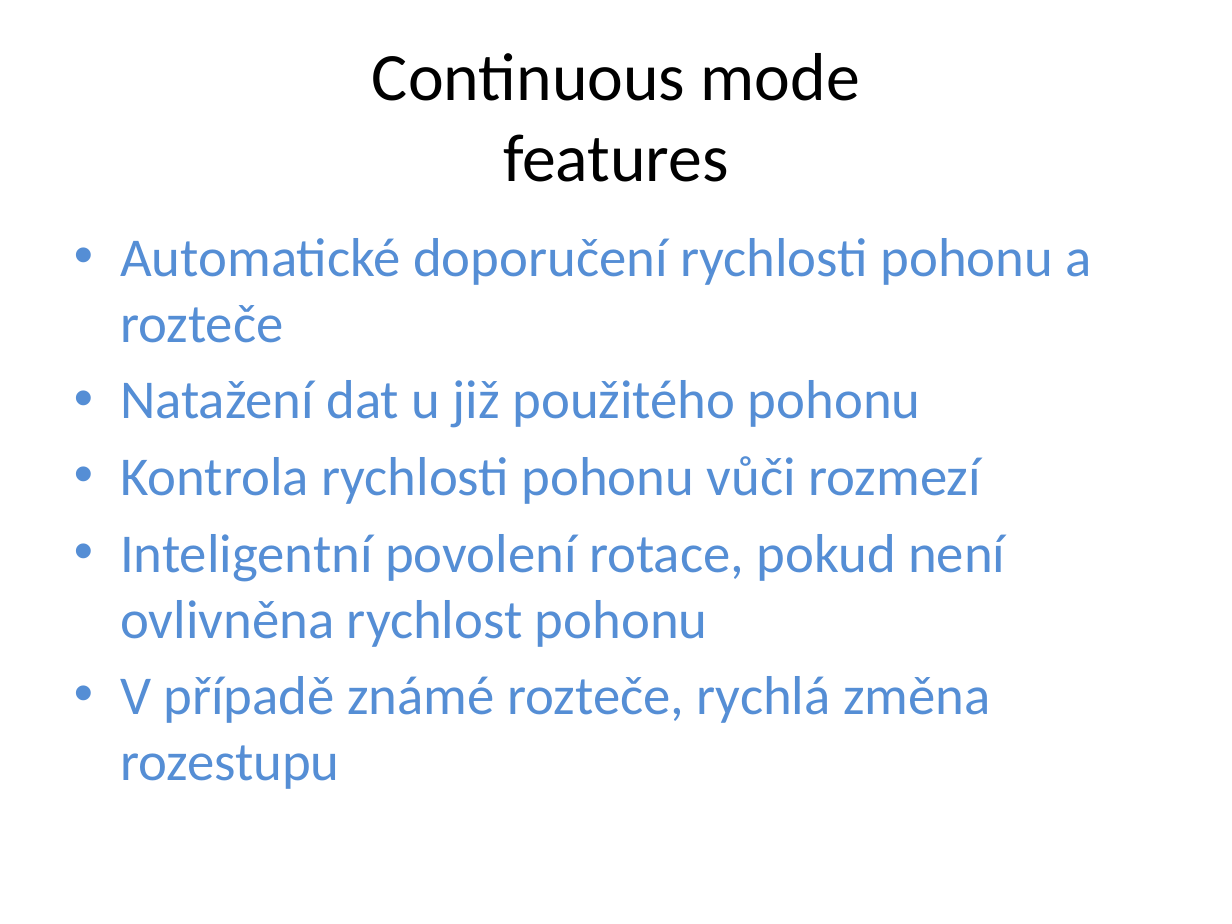
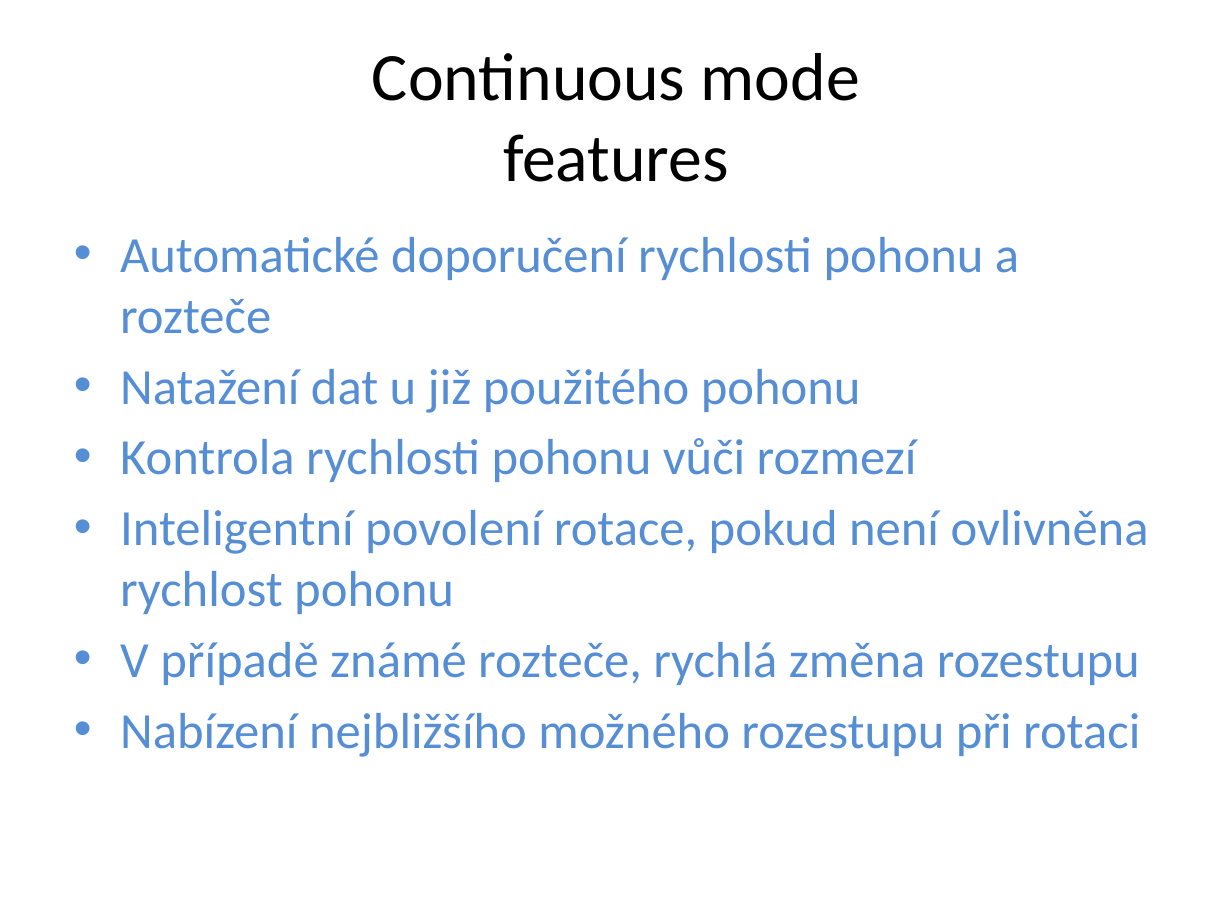
Before and after one commit to bravesoftdz/TISPL_v2, a slide deck: slide 4 of DOC/TISPL_features.pptx. Drawn at 1232x924 pixels with LibreOffice and Linux fonts; fonts in the diff are those of the drawing. Boxes give left, top, right and bottom in pixels: in the first picture for what was removed or moved away, otherwise in the second. Text is boxed around its words. In the diff, an @@ line names an element or a change of style, - is before the commit and + after.

```diff
--- a/DOC/TISPL_features.pptx
+++ b/DOC/TISPL_features.pptx
@@ text at (x1=120, y1=237, x2=1149, y2=685): size 32 to 29.6 pt in "Automatické doporučení rychlosti pohonu a rozteče", "Natažení dat u již použitého pohonu", "Kontrola rychlosti pohonu vůči rozmezí", "Inteligentní povolení rotace, pokud není ovlivněna rychlost ..." and 1 more places @@
@@ text at (x1=120, y1=713, x2=1140, y2=757): paragraph added @@
+• Nabízení nejbližšího možného rozestupu při rotaci
```
Also in this commit, not shown: 2 other slides changed, 22 other files.
